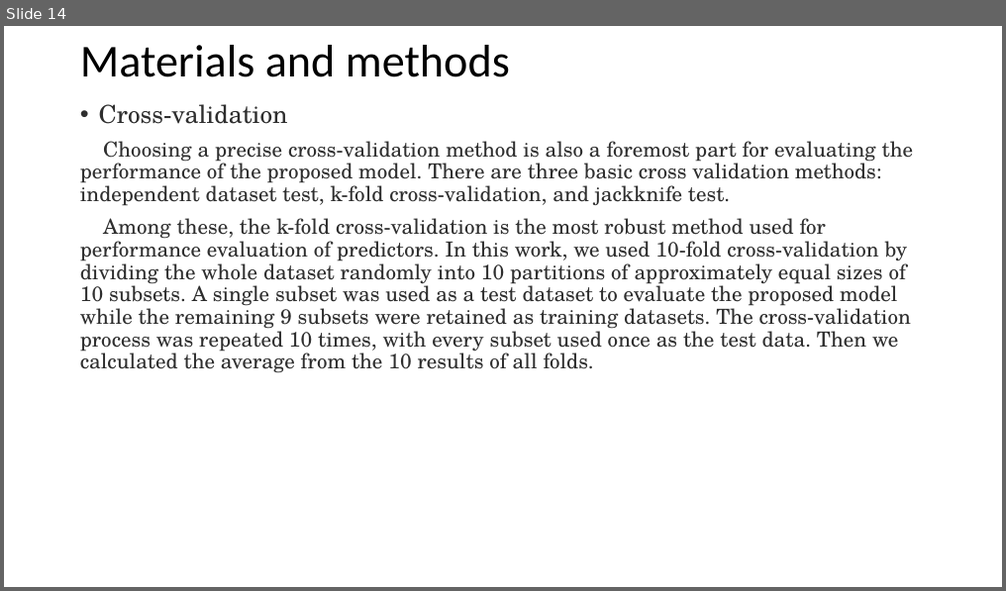
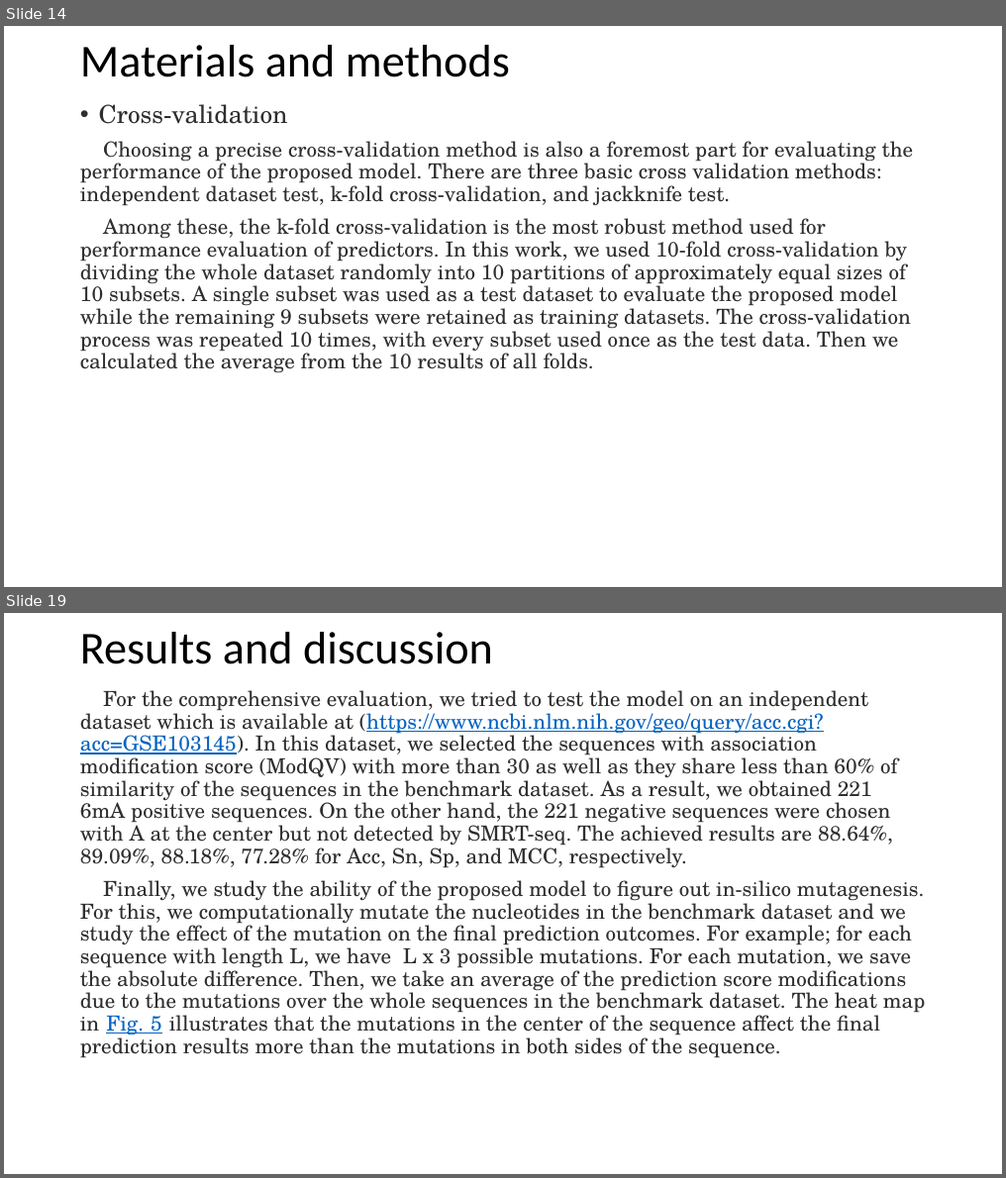
Before and after one commit to YanChengHuang/paper_implement, a slide deck: i6mA-DNC/presentation/i6mA-DNC.pptx. Shown one above the other, each under a label of ours: slide 14 before the commit, slides 14 and 19 after it; the slides between them are not shown. The pictures are 1006x591 and 1006x1178 pixels, drawn with LibreOffice and Linux fonts; fonts in the diff are those of the drawing. Boxes give left, top, right and bottom in pixels: in the first picture for what was removed or moved away, otherwise in the second. Text is boxed around its words. In the diff, an @@ line names an element or a change of style, - is before the commit and + after.

```diff
--- a/i6mA-DNC/presentation/i6mA-DNC.pptx
+++ b/i6mA-DNC/presentation/i6mA-DNC.pptx
@@ slide 19 added at (4,613,1002,1174), background #FFFFFF @@
@@ title added at (80,632,493,664), 44 pt, text #000000 @@
+Results and discussion
@@ text added at (80,690,925,1059), 20 pt, text #2E2E2E @@
+For the comprehensive evaluation, we tried to test the model on an independent dataset which is available at (https://www.ncbi.nlm.nih.gov/geo/query/acc.cgi?acc=GSE103145). In this dataset, we selected the sequences with association modification score (ModQV) with more than 30 as well as they share less than 60% of similarity of the sequences in the benchmark dataset. As a result, we obtained 221 6mA positive sequences. On the other hand, the 221 negative sequences were chosen with A at the center but not detected by SMRT-seq. The achieved results are 88.64%, 89.09%, 88.18%, 77.28% for Acc, Sn, Sp, and MCC, respectively.
+Finally, we study the ability of the proposed model to figure out in-silico mutagenesis. For this, we computationally mutate the nucleotides in the benchmark dataset and we study the effect of the mutation on the final prediction outcomes. For example; for each sequence with length L, we have L x 3 possible mutations. For each mutation, we save the absolute difference. Then, we take an average of the prediction score modifications due to the mutations over the whole sequences in the benchmark dataset. The heat map in Fig. 5 illustrates that the mutations in the center of the sequence affect the final prediction results more than the mutations in both sides of the sequence.
```
Also in this commit, not shown: 1 slide changed, 5 other slides added, 2 other files.
